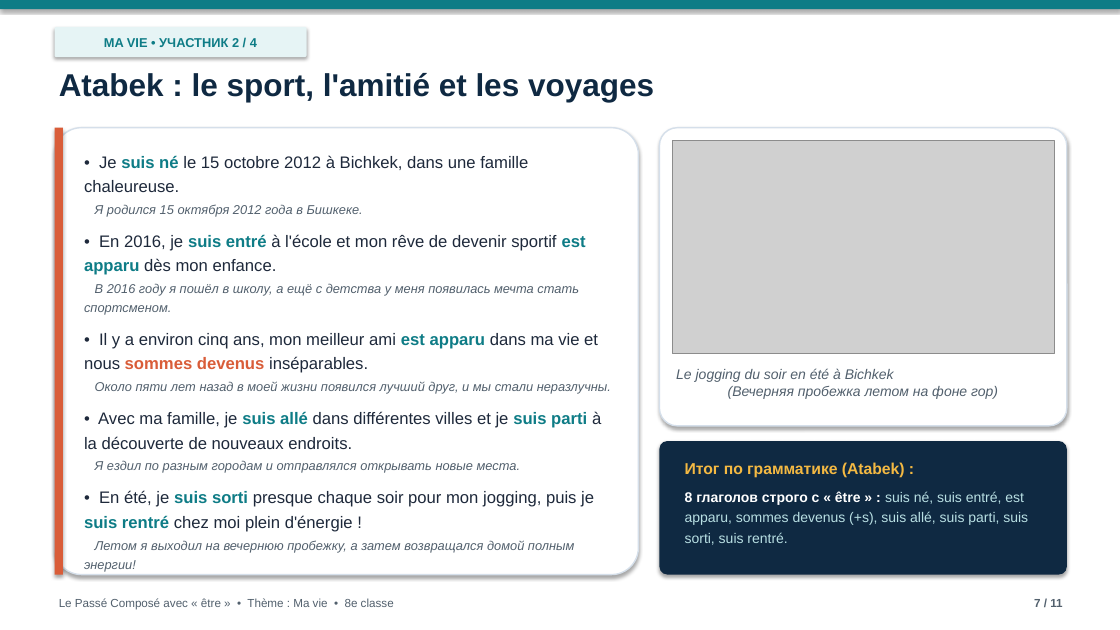
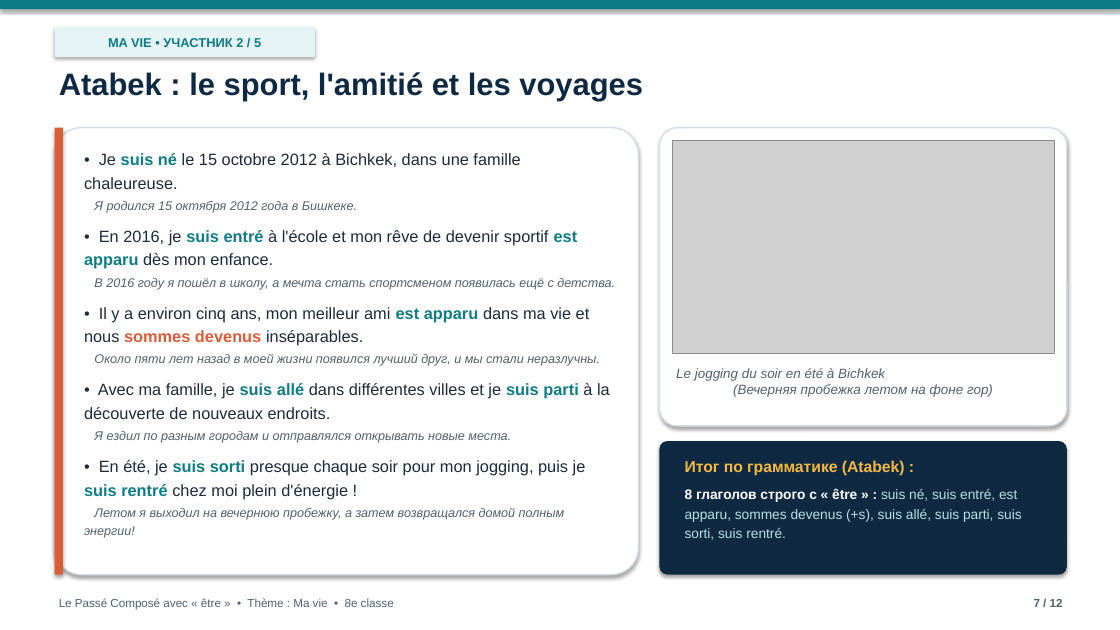
Before and after one commit to graz1p777dev/ma-vie-presentation, a slide deck: slide 7 of Ma_vie_Passe_Compose.pptx. Drawn at 1120x630 pixels with LibreOffice and Linux fonts; fonts in the diff are those of the drawing; grey boxes stand for pictures; background and template pictures are left out. Boxes give left, top, right and bottom in pixels: in the first picture for what was removed or moved away, otherwise in the second. Text is boxed around its words. In the diff, an @@ line names an element or a change of style, - is before the commit and + after.

```diff
--- a/Ma_vie_Passe_Compose.pptx
+++ b/Ma_vie_Passe_Compose.pptx
@@ rounded rectangle "MA VIE • УЧАСТНИК 2 ...": place and size @@
-rounded rectangle "MA VIE • УЧАСТНИК 2 ..." at [55,27,307,57]
+rounded rectangle "MA VIE • УЧАСТНИК 2 ..." at [55,27,315,57]
@@ text in rounded rectangle at [108,38,261,47]: text changed @@
-MA VIE • УЧАСТНИК 2 / 4
+MA VIE • УЧАСТНИК 2 / 5
@@ text "Atabek : le sport, l'amitié ..." at [59,72,643,102]: size 27 to 26.5 pt @@
@@ text at [84,153,610,538]: size 14.3 to 14 pt in "• Je suis né le 15 octobre ...", "• En 2016, je suis entré à ...", "• Il y a environ cinq ans, ...", "• Avec ma famille, je suis allé ..." and 1 more places; size 11 to 10.8 pt in "Я родился 15 октября 2012 года в ...", "Около пяти лет назад в моей жизни ...", "Я ездил по разным городам и отправлялся ...", "Летом я выходил на вечернюю пробежку, а ..."; line spacing 1.22 to 1.2 @@
@@ text at [94,278,615,290]: text changed; size 11 to 10.8 pt @@
-В 2016 году я пошёл в школу, а ещё с детства у меня появилась мечта стать спортсменом.
+В 2016 году я пошёл в школу, а мечта стать спортсменом появилась ещё с детства.
@@ text "Le jogging du soir en ..." at [676,368,993,397]: size 12 to 11.5 pt @@
@@ text "Итог по грамматике (Atabek) :" at [685,460,1021,540]: size 12 to 11.8 pt in "8 глаголов строго с « être » ..."; line spacing 1.22 to 1.2 @@
@@ text at [1034,599,1063,607]: text changed @@
-7 / 11
+7 / 12
```
Also in this commit, not shown: 8 other slides changed, 3 slides added, 2 slides removed, 1 other file.
